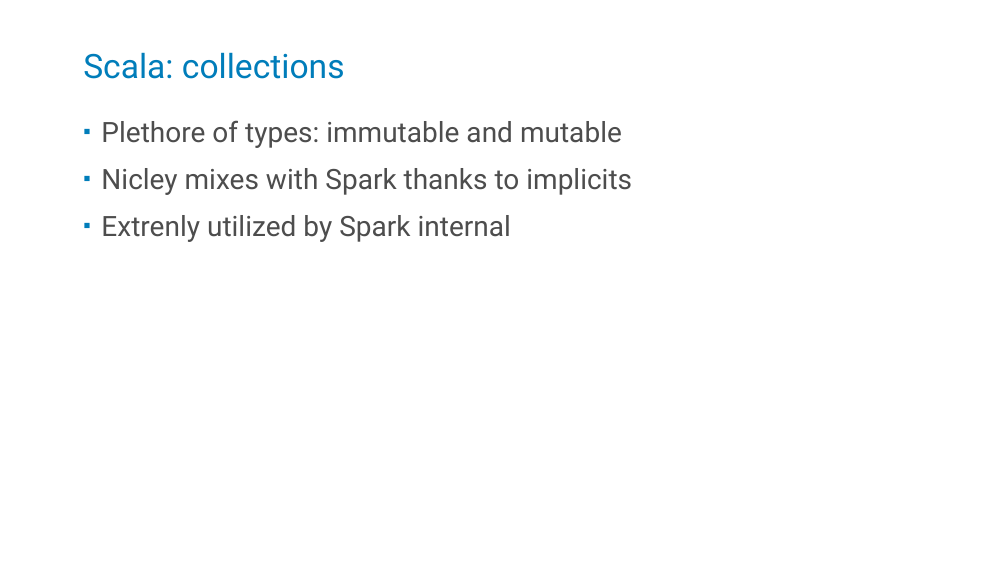
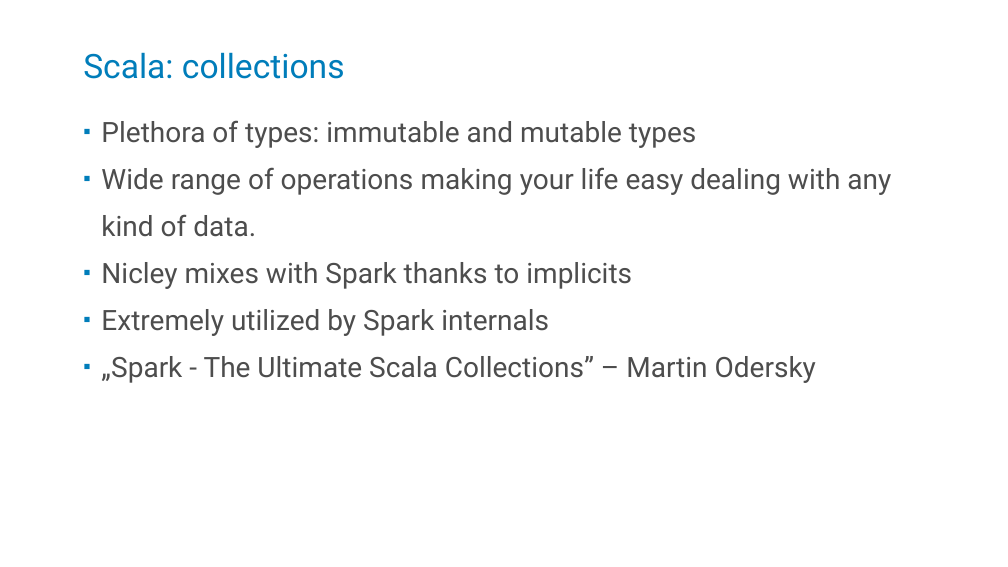
Before and after one commit to kstanaszek/SparkAndScalaInTandem, a slide deck: slide 19 of src/main/resources/slides.pptx. Drawn at 1008x567 pixels with LibreOffice and Linux fonts; fonts in the diff are those of the drawing. Boxes give left, top, right and bottom in pixels: in the first picture for what was removed or moved away, otherwise in the second. Text is boxed around its words. In the diff, an @@ line names an element or a change of style, - is before the commit and + after.

Commit message:
slides updated

```diff
--- a/src/main/resources/slides.pptx
+++ b/src/main/resources/slides.pptx
@@ text at [101, 120, 891, 237]: text changed @@
-▪ Plethore of types: immutable and mutable
+▪ Plethora of types: immutable and mutable types
+▪ Wide range of operations making your life easy dealing with any kind of data.
@@ text at [101, 309, 816, 383]: text changed @@
-▪ Extrenly utilized by Spark internal
+▪ Extremely utilized by Spark internals
+▪ „Spark - The Ultimate Scala Collections” – Martin Odersky
```
Also in this commit, not shown: 4 other slides changed, 1 slide added.
